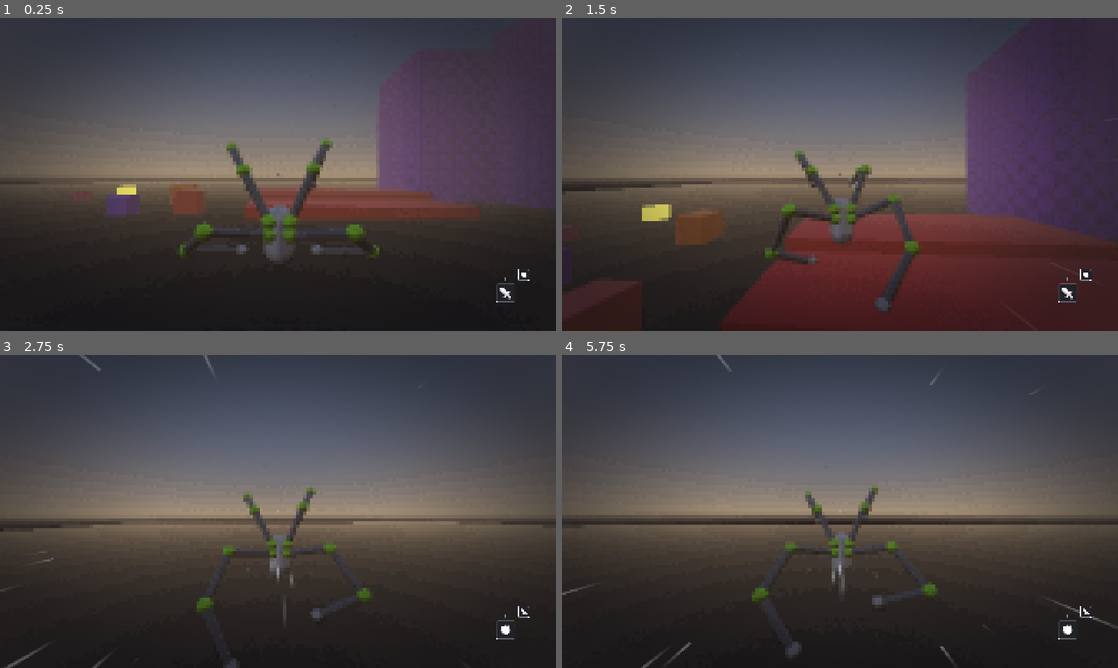
Above: before the commit, frames 1-4 (two rows, left to right).
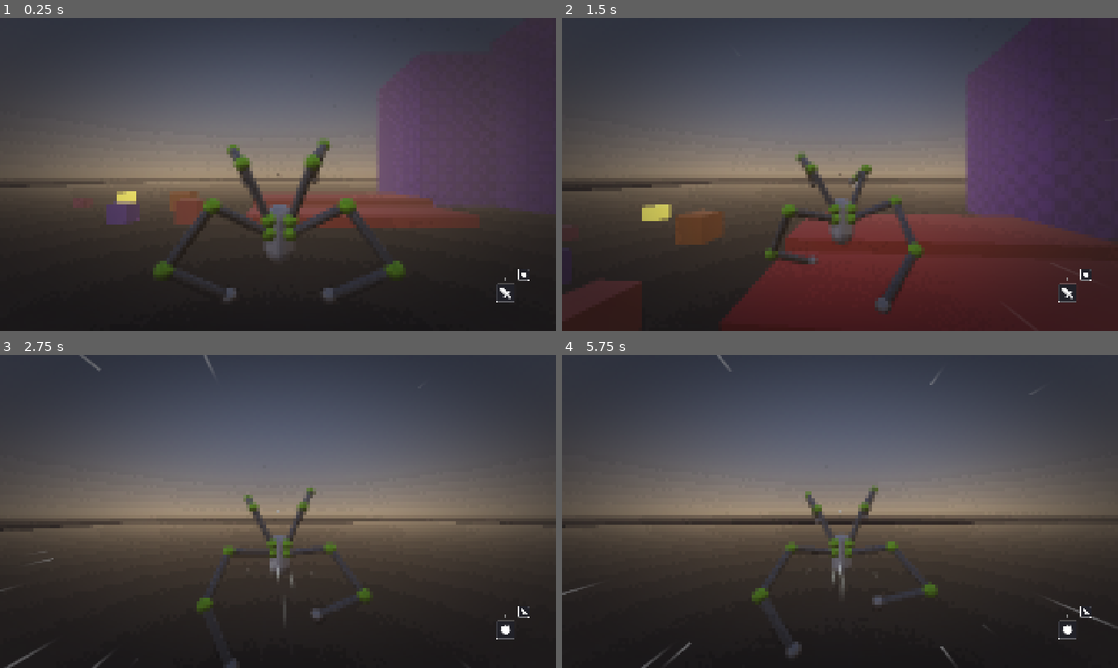
Above: after the commit, the same moments.

Repository: lliamsymonds04/doc-oc
Game: Godot game, scene res://main.tscn
Two runs of this game, one before a commit and one after it. Both use one fixed random seed, a clock stepped at 60 frames per second and the inputs below.
Inputs (mouse positions are in pixels of both pictures, inside the frame that each line leads up to):
- Up to frame 1 (0.25 s): no input
- Up to frame 2 (1.5 s): move the mouse to (867, 174) at 0.52 s; hold W (forward) from 0.53 s (still down); tap Space (jump) at 0.6, 0.77, 1.07 s; move the mouse to (812, 174) at 1.27 s; click (812, 174) at 1.35 s
- Up to frame 3 (2.75 s): keep holding W (forward); tap Space (jump) at 1.52, 1.55, 1.82, 2.3 s; move the mouse to (289, 505) at 2.02 s; hold R (mode-switch) from 2.03 s (still down)
- Up to frame 4 (5.75 s): keep holding W (forward); move the mouse to (834, 517) at 2.77 s; release R (mode-switch) at 2.78 s; right-click (834, 517) at 2.85 s; tap Space (jump) at 3.02, 3.05, 3.32, 3.77, 3.8, 4.07, 4.35, 4.52, 4.82, 5.3 s; move the mouse to (878, 514) at 3.52 s; hold Shift (sprint) 3.53-4.28 s; move the mouse to (795, 508) at 4.27 s; move the mouse to (845, 511) at 5.02 s; press the mouse at (845, 511) at 5.03 s

The runs differ from the first frame. In frame 1, 4.1% of the frame differs, in the area x 0-100%, y 39-91%; in frame 2, 0.3%; in frame 3, less than 0.1%; in frame 4, 0.2%.

Commit message:
fix: lowering body offset no longer drops the player into the air
The leg ground probes hang off TiltPivot, so leaning the body with camera
pitch swung them below the floor. The downward-only cast then hit the floor's
underside (rejected by the ground-normal check) or nothing at all, and
GroundedState flipped to AIR. Cast from a fixed height above the body instead.

Also run enter() on the initial grounded state, so body_y_offset starts at the
configured mid height instead of 0.

Diff:
--- a/systems/player/mount_prober.gd
+++ b/systems/player/mount_prober.gd
@@ -66,9 +66,13 @@
 	var probe_hits := {}
 
 	for mount in player.leg_mounts:
+		# the probe hangs off the tilting body, so a lean sinks it below the floor;
+		# cast from a fixed height above the body instead
 		var probe_pos := mount.ground_probe.global_position
+		var vertical_offset: float = player.raycast_config.probe_vertical_offset
+		probe_pos.y = player.global_position.y + vertical_offset
 		var hit = mount.get_surface_hit(
-			probe_pos, Vector3.DOWN, player.raycast_config.step_raycast_distance
+			probe_pos, Vector3.DOWN, player.raycast_config.step_raycast_distance + vertical_offset
 		)
 		if hit:
 			## check the surface normal
--- a/systems/player/player_controller.gd
+++ b/systems/player/player_controller.gd
@@ -101,6 +101,9 @@
 	_current = _states[StateID.GROUNDED]
 
 	jump_controller = PlayerJumpController.new(self, jump)
+	# _current was assigned directly, so enter() has not run; do it now that every
+	# controller exists (enter() touches jump_controller)
+	_current.enter()
 
 	_jump_audio_player = AudioStreamPlayer3D.new()
 	_jump_audio_player.stream = preload("res://assets/audio/robot_jump.ogg")
